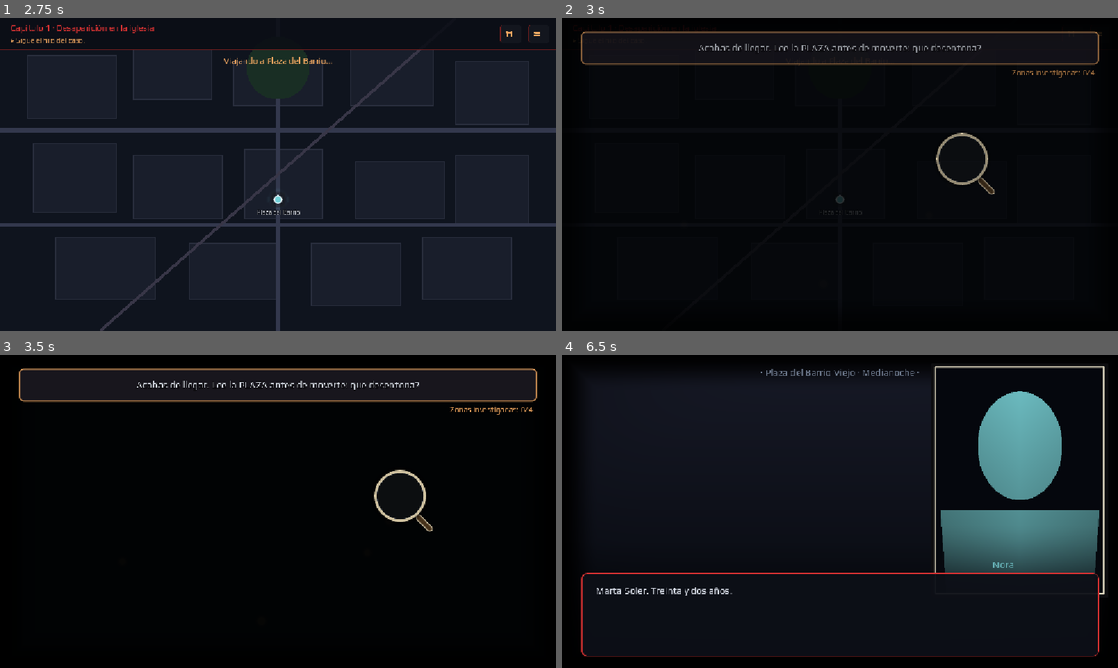
Above: before the commit, frames 1-4 (two rows, left to right).
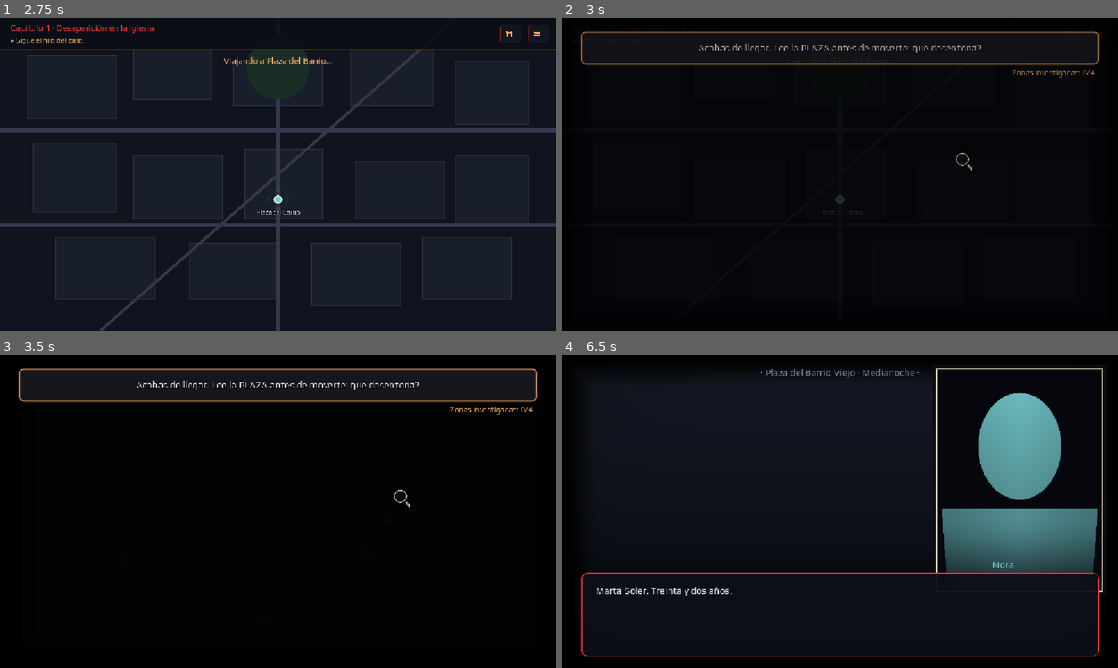
Above: after the commit, the same moments.

Repository: donki/sOCTheGame
Game: Godot game, scene res://scenes/CityMap.tscn
Same seed, same stepped clock (60 frames per second), same inputs: the game is played once before the commit and once after it. This scene is started directly instead of the project's main scene.
Inputs (mouse positions are in pixels of both pictures, inside the frame that each line leads up to):
- Up to frame 1 (2.75 s): click (511, 33) at 0.52 s; click (539, 33) at 1.27 s; click (278, 199) at 2 s
- Up to frame 2 (3 s): tap Enter at 2.75 s; move the mouse to (962, 158) at 2.77 s; hold D (move_right) from 2.78 s (still down); tap J (attack) at 2.85 s; click (962, 158) at 2.92 s
- Up to frame 3 (3.5 s): keep holding D (move_right); tap Space at 3.02 s
- Up to frame 4 (6.5 s): release D (move_right) at 3.5 s; click (823, 621) at 3.52 s; click "Continuar" at 4.25 s; drag from (728, 527) to (812, 574) at 5.02 s; tap Space at 5.75 s; move the mouse to (895, 442) at 5.77 s; hold D (move_right) from 5.78 s (still down); hold N (notebook) from 5.78 s (still down)

Frame 1 is identical in both runs. In frame 2, 0.4% of the frame differs, in the area x 67-78%, y 36-57%; in frame 3, 0.4%; in frame 4, 1.8%, in the area x 66-98%, y 3-77%.

Commit message:
sOC: splash (frase debajo + fade sOC 0-100/10s), lupa mas pequena, tablero solo pistas del capitulo, objetivo sin (N), sin vibracion al hablar
Co-Authored-By: Claude Opus 4.8 (1M context) <noreply@anthropic.com>

Diff:
--- a/scenes/CityMap.gd
+++ b/scenes/CityMap.gd
@@ -290,7 +290,7 @@
 	elif not Global.has_flag(Story.complete_flag()):
 		txt = Global.loc("▸ Ya tienes las pistas. Ve al lugar clave del caso.")
 	elif not Story.links().is_empty() and not Global.has_flag(Story.links_flag()):
-		txt = Global.loc("▸ Reconstruye el caso en el tablero (N): une pista, persona y zona.")
+		txt = Global.loc("▸ Reconstruye el caso en el tablero: une pista, persona y zona.")
 	elif not Global.has_flag(Story.end_flag()):
 		txt = Global.loc("▸ Cierra el caso: informa en la comisaría.")
 	elif Story.is_last_chapter():
--- a/scenes/DialogueScene.gd
+++ b/scenes/DialogueScene.gd
@@ -576,9 +576,9 @@
 	if (_active_frame.get_meta("tex") as TextureRect).texture == null:
 		return
 	_active_frame.pivot_offset = _active_frame.size * 0.5
-	var freq := 7.5 if _typing else 1.7      # al hablar respira/balancea más rápido
-	var amp := 0.018 if _typing else 0.011
-	var breath := 1.0 + amp * sin(_live_t * freq)
+	# Solo respiración lenta y constante (sin balanceo rápido al hablar: se veía como
+	# una vibración).
+	var breath := 1.0 + 0.011 * sin(_live_t * 1.7)
 	# Parpadeo: compresión vertical rápida cada pocos segundos.
 	_blink_t -= delta
 	if _blink_t <= 0.0:
--- a/scenes/EvidenceBoard.gd
+++ b/scenes/EvidenceBoard.gd
@@ -514,6 +514,30 @@
 # ---------------------------------------------------------------------------
 #  MODO TRIÁNGULO — composición (personas / pistas / mapa) y lógica de lados
 # ---------------------------------------------------------------------------
+## Conjunto (título -> true) de TODAS las pistas que pertenecen al capítulo actual:
+## las de las tripletas, las "de calle" y las que sueltan las localizaciones. Sirve
+## para que el tablero muestre solo las pistas de este capítulo, no las acumuladas.
+func _chapter_clue_titles() -> Dictionary:
+	var titles := {}
+	for t in _links:
+		if typeof(t) == TYPE_DICTIONARY:
+			var ct := String(t.get("clue", ""))
+			if ct != "":
+				titles[ct] = true
+	for st in Story.street_clues():
+		titles[String(st)] = true
+	for loc in Story.locations():
+		var d: Dictionary = Story.get_dialogue(String(loc.get("id", "")))
+		if d.has("clue") and typeof(d["clue"]) == TYPE_DICTIONARY:
+			titles[String((d["clue"] as Dictionary).get("title", ""))] = true
+		if d.has("clues"):
+			for c in d["clues"]:
+				if typeof(c) == TYPE_DICTIONARY:
+					titles[String(c.get("title", ""))] = true
+	titles.erase("")
+	return titles
+
+
 ## Compone el tablero a 3 bandas: fila de PERSONAS arriba, columna de PISTAS a la
 ## izquierda y el MAPA del barrio a la derecha con un pin por zona. Registra cada
 ## elemento en _nodes con su chincheta (coords del lienzo) para tender los hilos.
@@ -537,14 +561,16 @@
 			seen[w] = true
 			person_keys.append(w)
 
-	# Pistas verdaderas descubiertas DE ESTE CAPÍTULO (objeto con foto -> polaroid; si
-	# no -> nota). Las pistas se etiquetan con su capítulo al añadirlas; las sin marcar
-	# (saves anteriores a este cambio) se cuentan como del capítulo actual.
+	# Pistas verdaderas descubiertas que PERTENECEN A ESTE CAPÍTULO (objeto con foto ->
+	# polaroid; si no -> nota). Se filtra por el conjunto real de pistas del capítulo
+	# (calculado de Story), no por la etiqueta del save: así no se cuelan las de otros
+	# capítulos aunque la partida sea vieja.
+	var chapter_titles := _chapter_clue_titles()
 	var clue_list: Array = []
 	for c in Global.clues:
 		if typeof(c) != TYPE_DICTIONARY or bool(c.get("false", false)):
 			continue
-		if int(c.get("chapter", Global.chapter)) != Global.chapter:
+		if not chapter_titles.has(String(c.get("title", ""))):
 			continue
 		clue_list.append(c)
 
--- a/scenes/SearchView.gd
+++ b/scenes/SearchView.gd
@@ -265,7 +265,7 @@
 ## Lupa: círculo de cristal con aro de latón + mango, que hace de puntero. En su
 ## centro, un destello que parpadea (oculto salvo cuando se pasa sobre una zona).
 func _build_lens() -> void:
-	var D := 108.0
+	var D := 27.0
 	_lens = Control.new()
 	_lens.custom_minimum_size = Vector2(D, D)
 	_lens.size = Vector2(D, D)
@@ -275,7 +275,7 @@
 
 	# Mango (asa) saliendo hacia abajo-derecha (se dibuja primero, tras el cristal).
 	var handle := Panel.new()
-	handle.size = Vector2(46, 13)
+	handle.size = Vector2(12, 5)
 	handle.position = Vector2(D * 0.80, D * 0.80)
 	handle.rotation = deg_to_rad(45)
 	handle.pivot_offset = Vector2(0, 8)
@@ -295,7 +295,7 @@
 	var gs := StyleBoxFlat.new()
 	gs.bg_color = Color(0.78, 0.86, 0.96, 0.06)
 	gs.set_corner_radius_all(int(D * 0.5))
-	gs.set_border_width_all(6)
+	gs.set_border_width_all(2)
 	gs.border_color = Color(0.86, 0.80, 0.66, 0.95)
 	gs.shadow_color = Color(0, 0, 0, 0.5)
 	gs.shadow_size = 8
@@ -304,7 +304,7 @@
 
 	# Destello en el centro (parpadeo suave en bucle; visible solo sobre una zona).
 	_glint = Panel.new()
-	var gd := 20.0
+	var gd := 6.0
 	_glint.size = Vector2(gd, gd)
 	_glint.position = Vector2(D * 0.5 - gd * 0.5, D * 0.5 - gd * 0.5)
 	_glint.pivot_offset = Vector2(gd * 0.5, gd * 0.5)
--- a/scenes/SplashIntro.gd
+++ b/scenes/SplashIntro.gd
@@ -80,18 +80,18 @@
 		_light_times.pop_front()
 		_lightning()
 
-	# Leyenda entra ~1s y empieza a salir a ~7.6s (deja paso al titulo)
-	var cap_target := 1.0 if (_t > 1.0 and _t < 7.6) else 0.0
+	# La frase entra PRIMERO (~1s) y se queda visible (debajo del título).
+	var cap_target := 1.0 if _t > 1.0 else 0.0
 	_caption.modulate.a = move_toward(_caption.modulate.a, cap_target, delta * 1.4)
 
-	# --- CIERRE: a ~8s campana grave + ultimo relampago + aparece el titulo;
-	#     a ~9.2s fundido a negro que encadena con el menu. ---
+	# --- CIERRE: a ~8s campana grave + ultimo relampago; el título va apareciendo. ---
 	if not _deep_done and _t >= 8.0:
 		_deep_done = true
 		_toll_deep()
 		_lightning()
-	if _t >= 8.0:
-		_title.modulate.a = move_toward(_title.modulate.a, 1.0, delta * 1.5)
+	# El título "sOC" aparece DESPUÉS de la frase: su opacidad sube de 0% a 100% en
+	# 10 segundos (empieza a los 2s, lleno a los 12s).
+	_title.modulate.a = clampf((_t - 2.0) / 10.0, 0.0, 1.0)
 	# Tras mantener el titulo ~5s: relampago + trueno de cierre y fundido a negro.
 	if not _end_thunder_done and _t >= 13.9:
 		_end_thunder_done = true
@@ -186,9 +186,10 @@
 	_caption = Label.new()
 	_caption.text = Global.loc("La ciudad esconde algo bajo la lluvia.")
 	_caption.horizontal_alignment = HORIZONTAL_ALIGNMENT_CENTER
-	_caption.set_anchors_preset(Control.PRESET_BOTTOM_WIDE)
-	_caption.offset_top = -108
-	_caption.offset_bottom = -70
+	# Justo DEBAJO del título "sOC" (que va en offset_top 244..320).
+	_caption.set_anchors_preset(Control.PRESET_TOP_WIDE)
+	_caption.offset_top = 332
+	_caption.offset_bottom = 384
 	Global.style_tagline(_caption, 34)
 	_caption.add_theme_font_override("font", Global.font_title)   # misma letra que "sOC"
 	_caption.add_theme_color_override("font_color", Global.COL_WARM)
